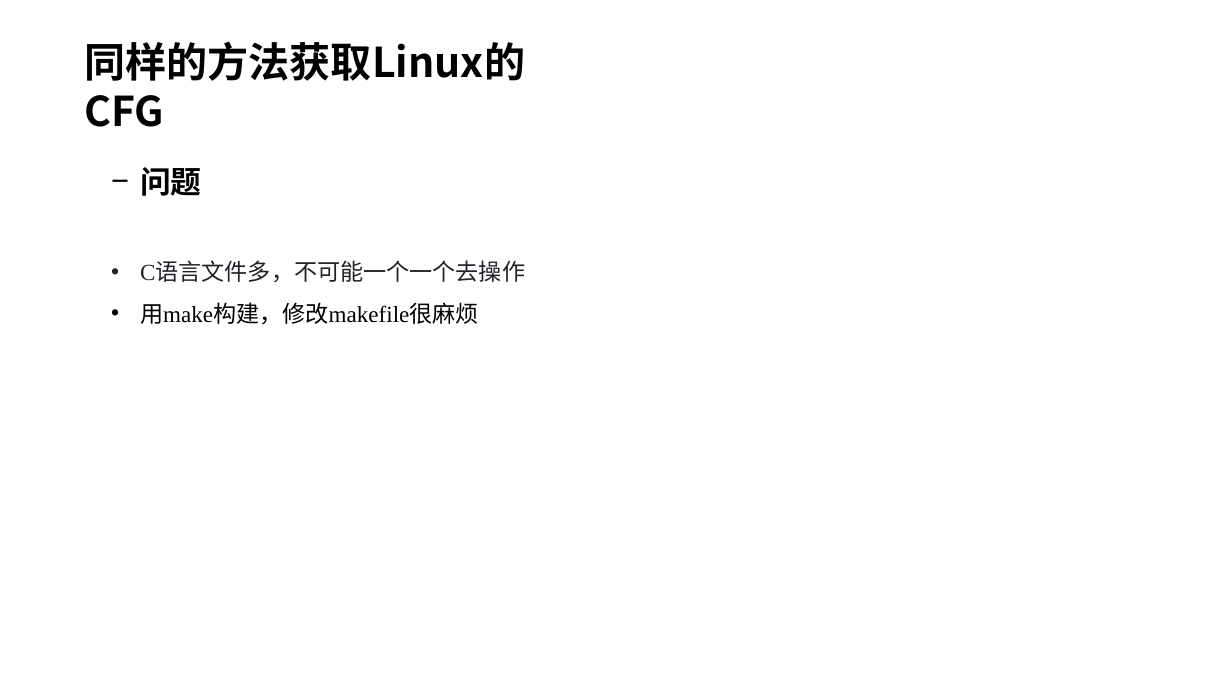
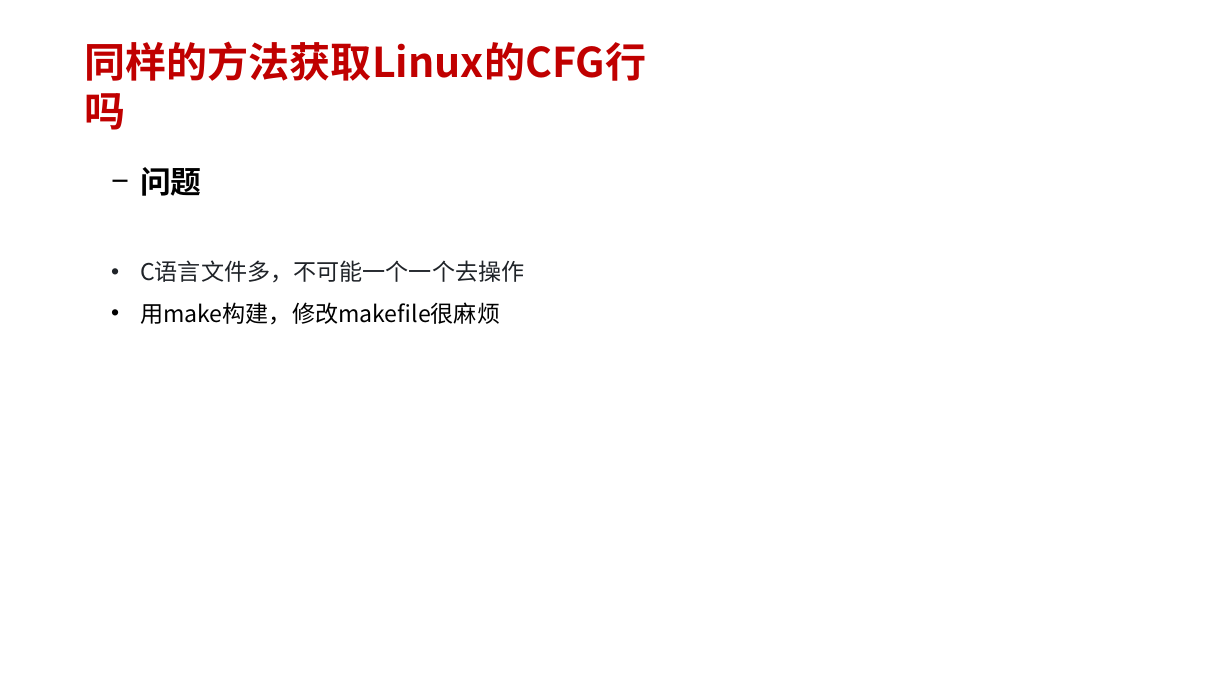
Before and after one commit to 6eanut/llvm-learn, a slide deck: slide 5 of docx/02_linux-cfg.pptx (slide 4 before the commit). Drawn at 1232x693 pixels with LibreOffice and Linux fonts; fonts in the diff are those of the drawing. Boxes give left, top, right and bottom in pixels: in the first picture for what was removed or moved away, otherwise in the second. Text is boxed around its words. In the diff, an @@ line names an element or a change of style, - is before the commit and + after.

```diff
--- a/docx/02_linux-cfg.pptx
+++ b/docx/02_linux-cfg.pptx
@@ text at box(84, 41, 646, 81): text changed; text colour #000000 to #C00000 @@
-同样的方法获取Linux的CFG
+同样的方法获取Linux的CFG行吗
@@ text "C语言文件多，不可能一个一个去操作" at box(140, 260, 524, 325): font Times New Roman to Noto Sans CJK SC @@
```
Also in this commit, not shown: 10 other slides changed, 1 slide added, 16 other files.
